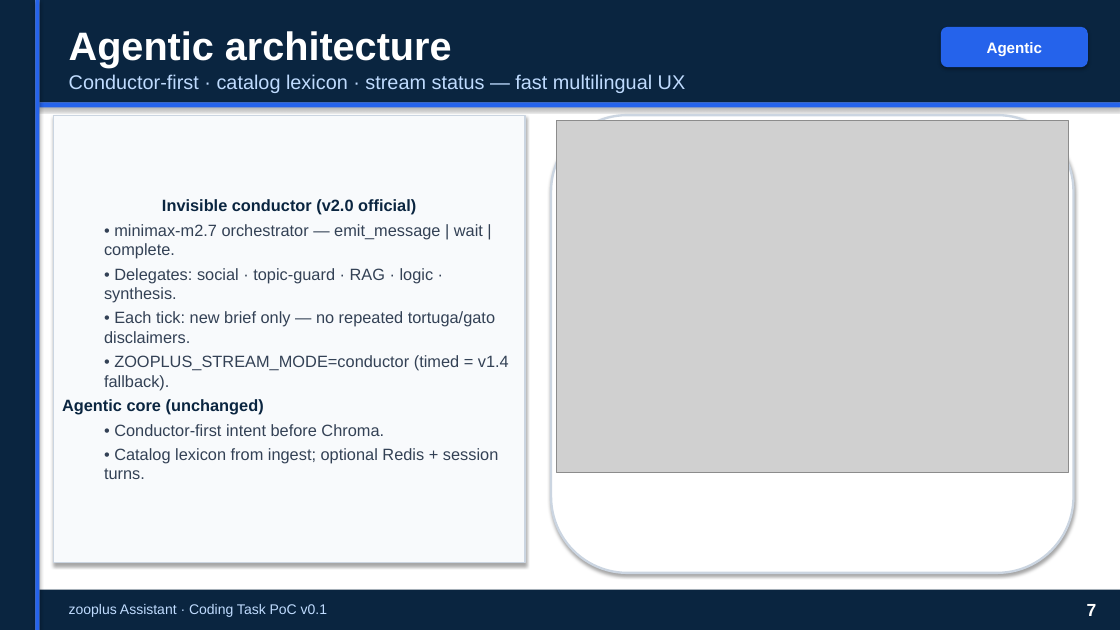
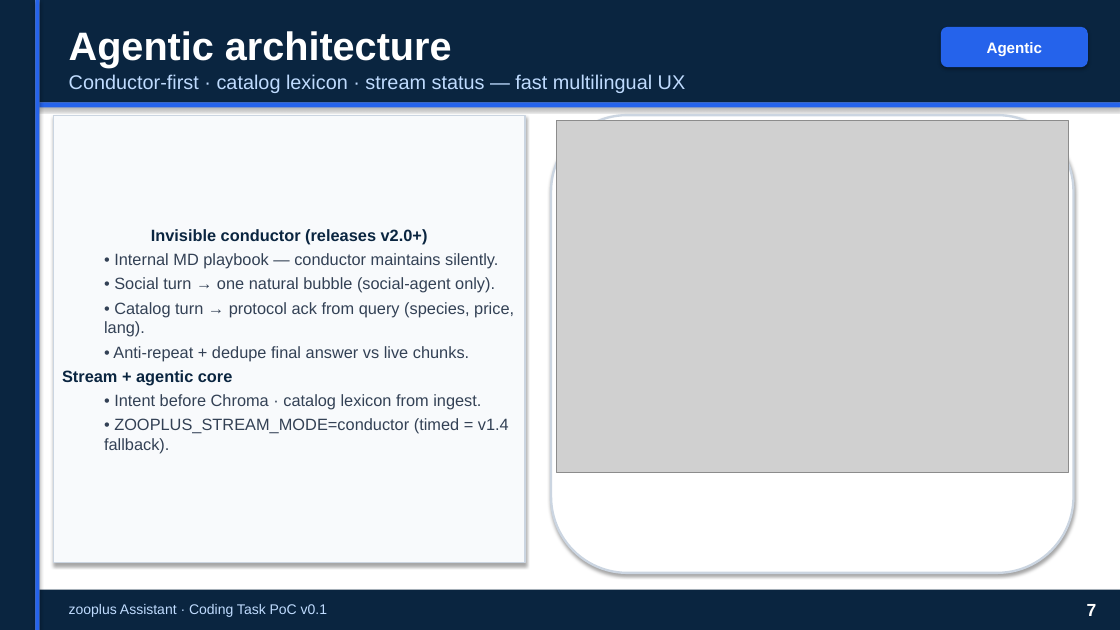
Before and after one commit to peluzzza/PoCAssistantZooplus, a slide deck: slide 7 of docs/deliverables/v0.1/zooplus-assistant-interview-15min-pro.pptx. Drawn at 1120x630 pixels with LibreOffice and Linux fonts; fonts in the diff are those of the drawing; grey boxes stand for pictures. Boxes give left, top, right and bottom in pixels: in the first picture for what was removed or moved away, otherwise in the second. Text is boxed around its words. In the diff, an @@ line names an element or a change of style, - is before the commit and + after.

```diff
--- a/docs/deliverables/v0.1/zooplus-assistant-interview-15min-pro.pptx
+++ b/docs/deliverables/v0.1/zooplus-assistant-interview-15min-pro.pptx
@@ text in rectangle at (62,229,514,410): text changed @@
-Invisible conductor (v2.0 official)
-  • minimax-m2.7 orchestrator — emit_message | wait | complete.
-  • Delegates: social · topic-guard · RAG · logic · synthesis.
-  • Each tick: new brief only — no repeated tortuga/gato disclaimers.
+Invisible conductor (releases v2.0+)
+  • Internal MD playbook — conductor maintains silently.
+  • Social turn → one natural bubble (social-agent only).
+  • Catalog turn → protocol ack from query (species, price, lang).
+  • Anti-repeat + dedupe final answer vs live chunks.
+Stream + agentic core
+  • Intent before Chroma · catalog lexicon from ingest.
@@ text in rectangle at (62,399,498,479): paragraphs removed @@
-Agentic core (unchanged)
-  • Conductor-first intent before Chroma.
-  • Catalog lexicon from ingest; optional Redis + session turns.
```
Also in this commit, not shown: 3 other slides changed, 19 other files.
